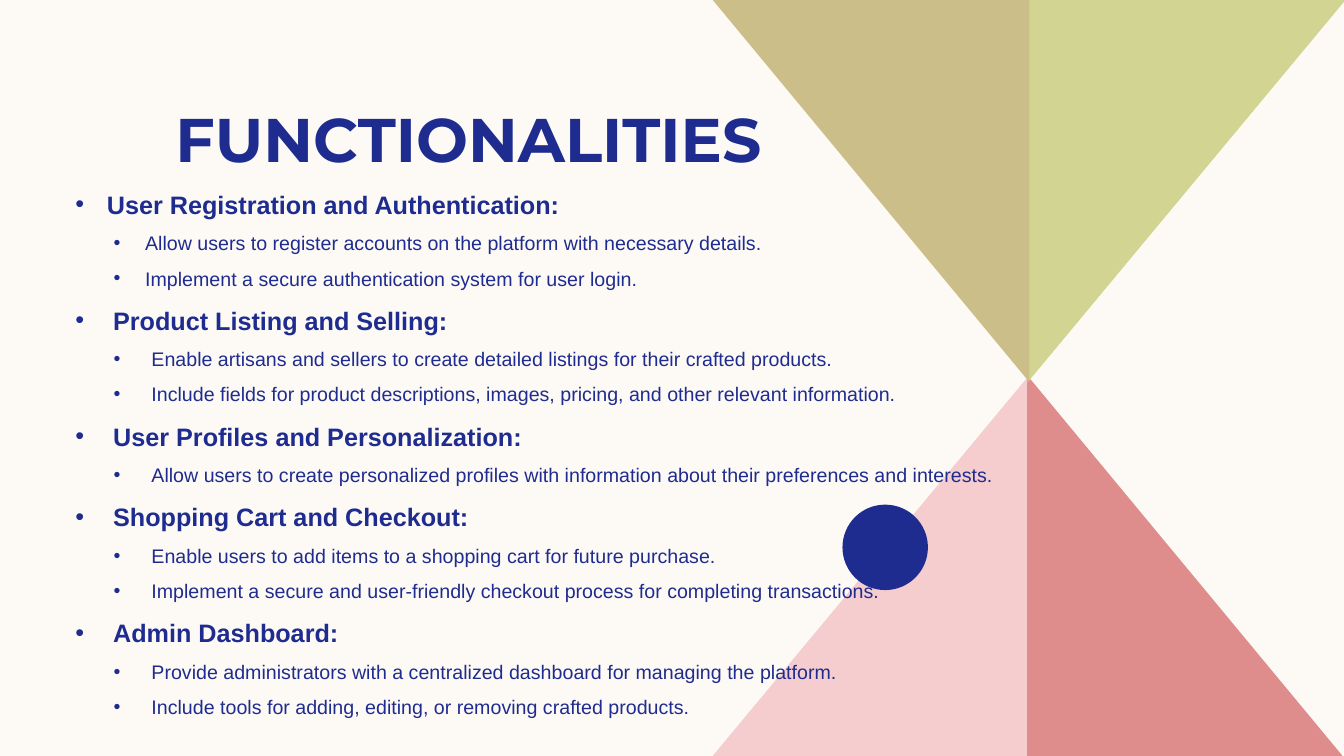
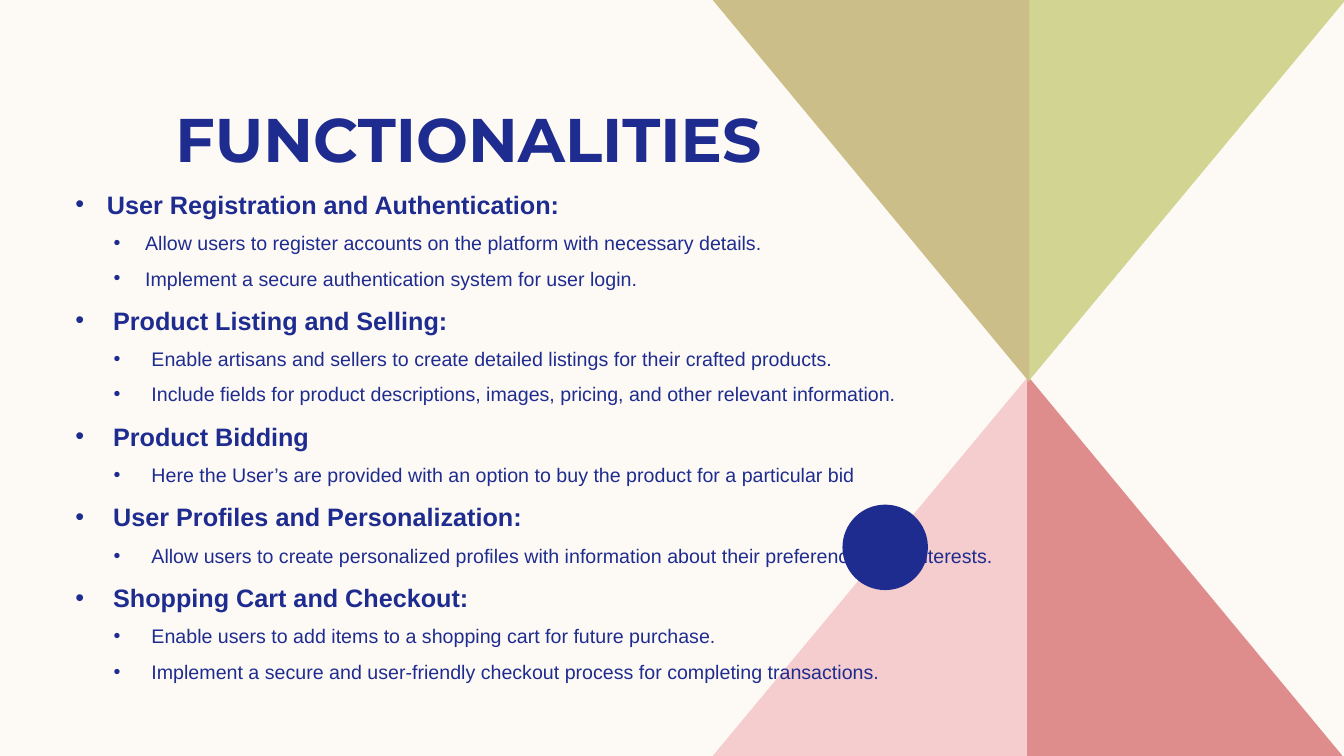
Before and after one commit to mohdashiqpe/Main-Project, a slide deck: slide 6 of Documents/Z Store.pptx (slide 5 before the commit). Drawn at 1344x756 pixels with LibreOffice and Linux fonts; fonts in the diff are those of the drawing. Boxes give left, top, right and bottom in pixels: in the first picture for what was removed or moved away, otherwise in the second. Text is boxed around its words. In the diff, an @@ line names an element or a change of style, - is before the commit and + after.

```diff
--- a/Documents/Z Store.pptx
+++ b/Documents/Z Store.pptx
@@ text at (x1=113, y1=427, x2=854, y2=486): paragraphs added @@
+• Product Bidding
+  • Here the User’s are provided with an option to buy the product for a particular bid
@@ text at (x1=113, y1=623, x2=836, y2=718): paragraphs removed @@
-• Admin Dashboard:
-  • Provide administrators with a centralized dashboard for managing the platform.
-  • Include tools for adding, editing, or removing crafted products.
```
Also in this commit, not shown: 5 other slides changed, 1 slide added, 49 other files.
